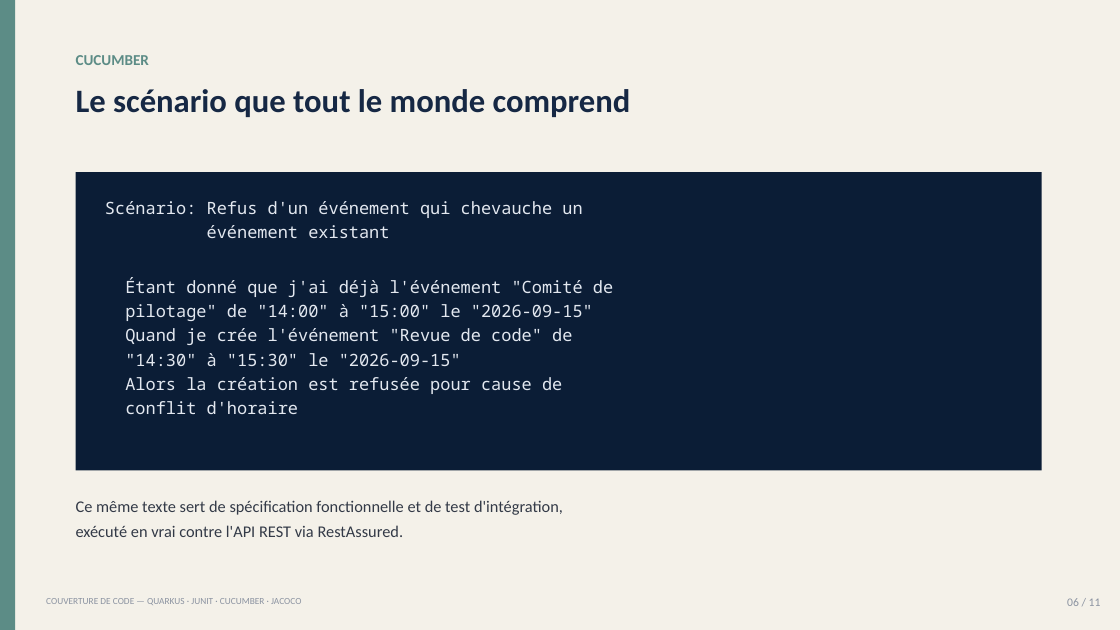
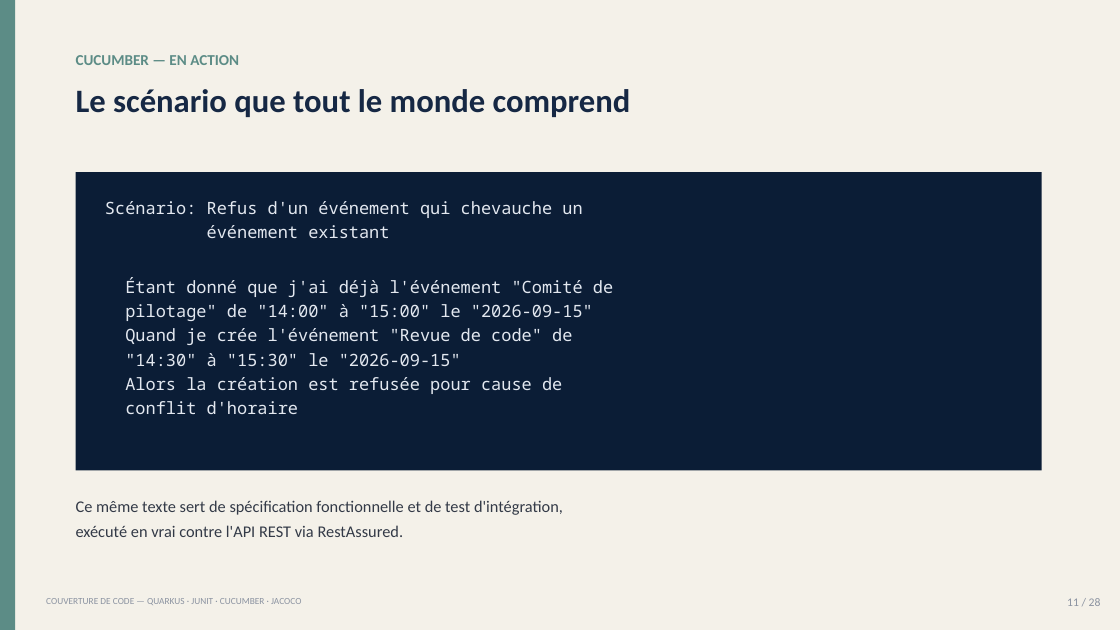
Before and after one commit to sidevconcept/couverture-junit-cucumber-jacoco, a slide deck: slide 11 of presentation/couverture-code-conference.pptx (slide 6 before the commit). Drawn at 1120x630 pixels with LibreOffice and Linux fonts; fonts in the diff are those of the drawing. Boxes give left, top, right and bottom in pixels: in the first picture for what was removed or moved away, otherwise in the second. Text is boxed around its words. In the diff, an @@ line names an element or a change of style, - is before the commit and + after.

```diff
--- a/presentation/couverture-code-conference.pptx
+++ b/presentation/couverture-code-conference.pptx
@@ text at bbox=[76, 55, 239, 65]: text changed @@
-CUCUMBER
+CUCUMBER — EN ACTION
@@ text at bbox=[1067, 598, 1101, 606]: text changed @@
-06 / 11
+11 / 28
```
Also in this commit, not shown: 9 other slides changed, 17 slides added, 15 other files.
